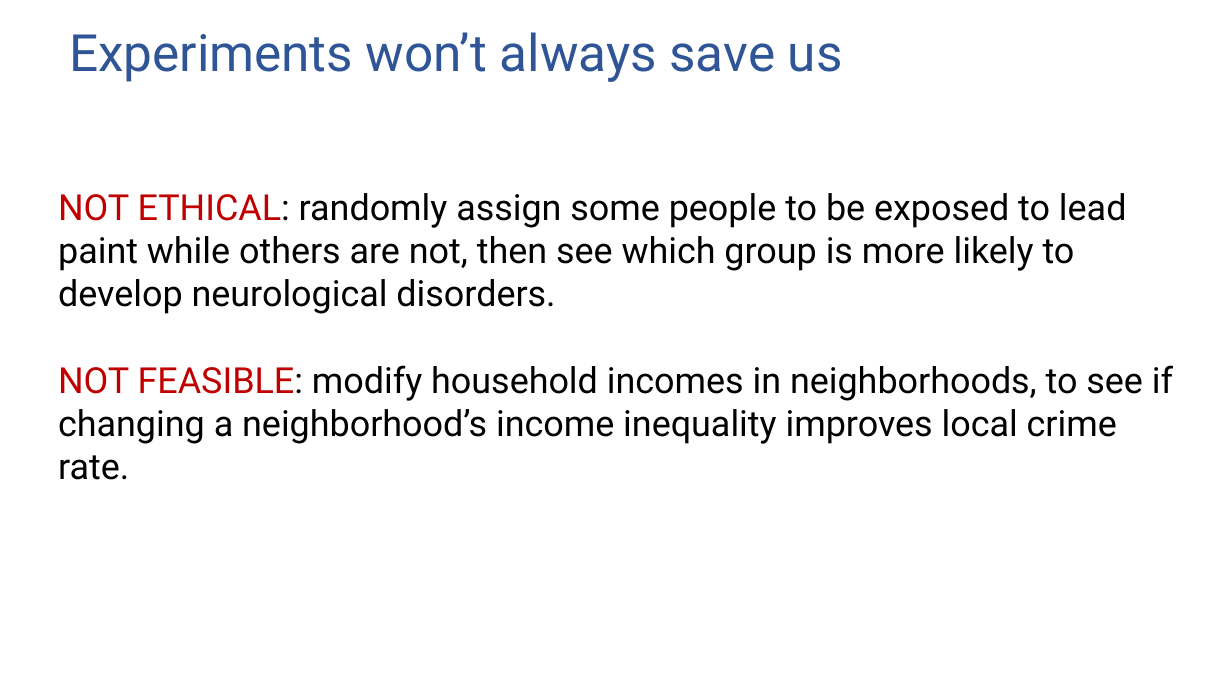
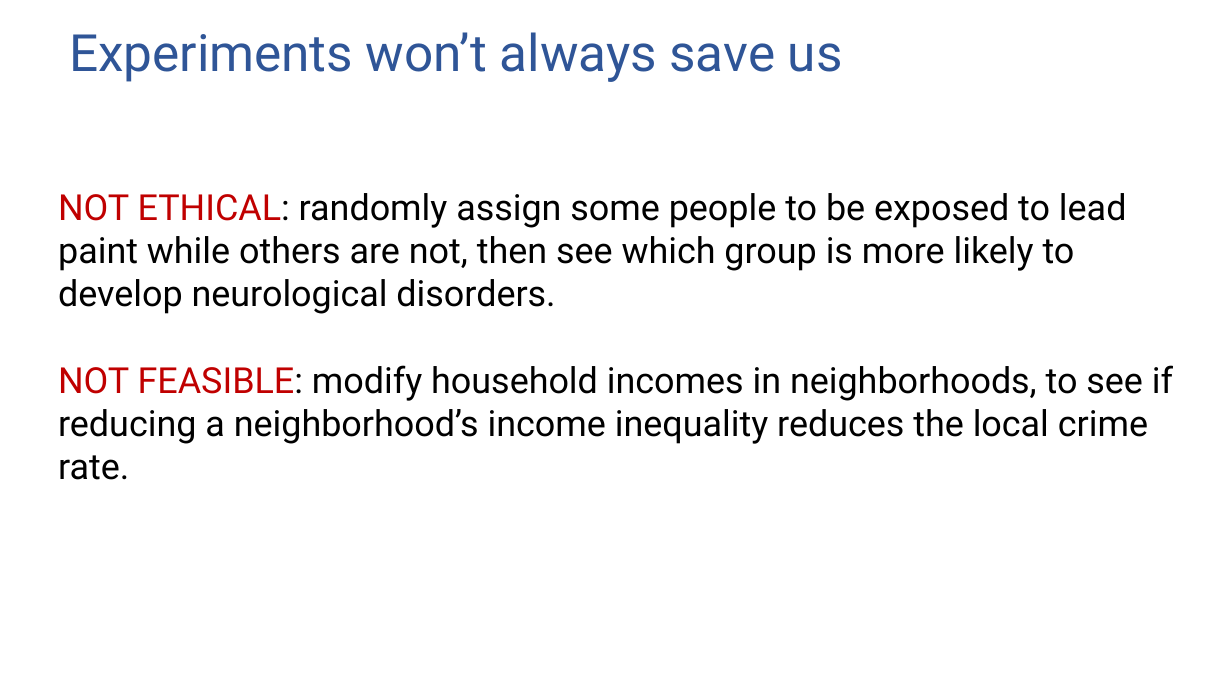
Before and after one commit to ronikobrosly/scipy_2022_causal_inference_tutorial, a slide deck: slide 17 of slides/tutorial_slides.pptx. Drawn at 1232x693 pixels with LibreOffice and Linux fonts; fonts in the diff are those of the drawing. Boxes give left, top, right and bottom in pixels: in the first picture for what was removed or moved away, otherwise in the second. Text is boxed around its words. In the diff, an @@ line names an element or a change of style, - is before the commit and + after.

```diff
--- a/slides/tutorial_slides.pptx
+++ b/slides/tutorial_slides.pptx
@@ text at (58, 193, 1173, 480): text changed @@
-NOT ETHICAL: randomly assign some people to be exposed to lead paint while others are not, then see which group is more likely to develop neurological disorders.
-NOT FEASIBLE: modify household incomes in neighborhoods, to see if changing a neighborhood’s income inequality improves local crime rate.
+NOT ETHICAL: randomly assign some people to be exposed to lead paint while others are not, then see which group is more likely to develop neurological disorders.
+NOT FEASIBLE: modify household incomes in neighborhoods, to see if reducing a neighborhood’s income inequality reduces the local crime rate.
```
Also in this commit, not shown: 15 other slides changed, 6 slides added, 24 slides removed, 1 other file.
